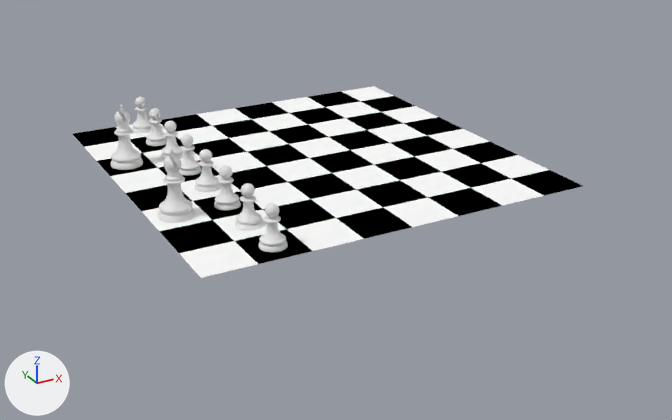
The Blender file tutorial/section6/ChessScene.blend, before and after one commit.
Camera for both pictures: a 50 mm camera at (-50.7, -99.2, 41.6) aimed at (1.3, -4.7, -5.7). Arrows for +X, +Y and +Z are at lower left; the lights stay in place.

In view in the first picture: 'Chess Board', 'White Bishop 1', 'White Bishop 2', 'White Pawn 4', 'White Pawn 5', 'White Pawn 6', 'White Pawn 7', 'White Pawn 8'.
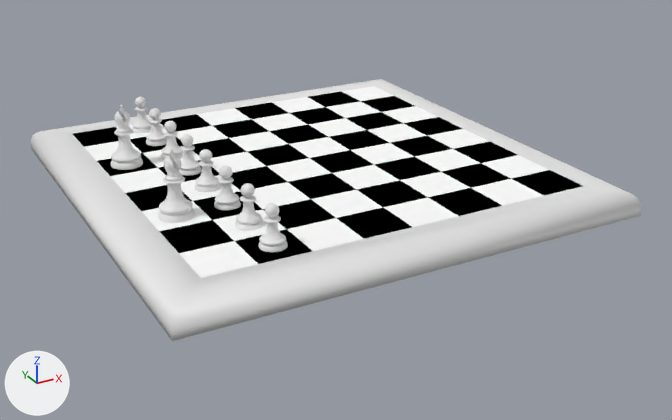
Commit message: Created outside of chess board

Changed parts and their boxes [x1, y1, x2, y2] in the pictures (672 x 420 px):
'Chess Board Outside', added: after [31, 79, 641, 341]

The change, as a diff of the scene's bpy script:
```diff
--- a/tutorial/section6/ChessScene.blend.py
+++ b/tutorial/section6/ChessScene.blend.py
@@ me_plane @@
+me_plane.from_pydata(...)  # 36 vertices, 34 faces; spans x -28.8..28.8, y -28.8..28.8, z -3.0..0.0
+me_plane.polygons.foreach_set('use_smooth', [True] * 34)
@@ ob_chess_board_outside @@
+ob_chess_board_outside = bpy.data.objects.new('Chess Board Outside', me_plane)
+ob_chess_board_outside.location = (0.0, 0.0, 0.0)
```
